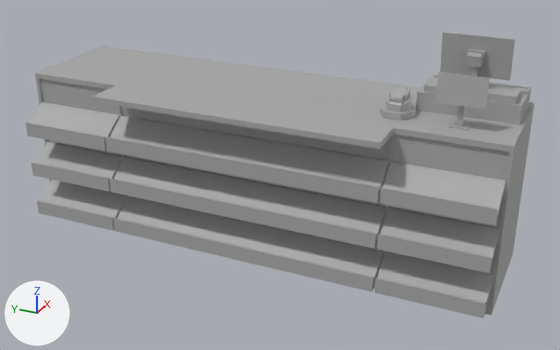
One commit to the FBX model Assets/Models/counter.fbx: the scene before it, then after it.
Camera for both pictures: a 50 mm lens placed at (-2.49, -2.16, 2.84), pointed at (1.98, -0.15, 0.61). Arrows for +X, +Y and +Z are at lower left; the lights stay in place. Where no turn or scale is listed for an object, it has been applied to the vertices. Vertices at the same position are counted once.

Objects in the first picture: 'cash_register', 'counter', 'counter_customer_monitor', 'nets_payment_holder', 'nets_payment_module'.
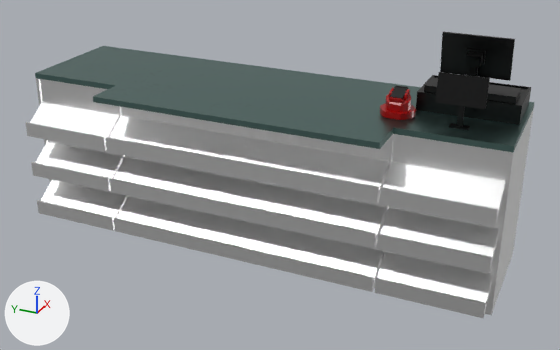
Boxes (x1, y1, x2, y2) around the edits, measured in the pictures (560 x 350 px):
'counter', recoloured, surface changed (grey to white): (27, 46, 535, 317) in both
'cash_register', recoloured (grey to black): (416, 32, 531, 125) in both
'counter_customer_monitor', recoloured, surface changed (grey to black): (435, 72, 490, 130) in both
'nets_payment_holder', recoloured (grey to red): (380, 87, 416, 120) in both
'nets_payment_module', recoloured (grey to black): (390, 85, 408, 100) in both
part 2 of me_mesh, surface changed (grey to white): (26, 46, 535, 318) in both

The edits, one by one:
Picture 'plane_standardSurface1_Normal.1001.png' (img_plane_standardsurface1_normal_1001_png) is new.
Picture 'plane_standardSurface1_MetallicSmoothness.1001.png' (img_plane_standardsurface1_metallicsmoothness_1001_png) is new.
Picture 'plane_standardSurface1_AlbedoTransparency.1001.png' (img_plane_standardsurface1_albedotransparency_1001_png) is new.
Material 'texture_Atlas' (mat_texture_atlas) is new.
Uses the picture img_plane_standardsurface1_albedotransparency_1001_png.
Uses the picture img_plane_standardsurface1_metallicsmoothness_1001_png.
Uses the picture img_plane_standardsurface1_normal_1001_png.
me_mesh has 296 vertices, 294 faces and spans x -0.67..0.41, y -3.4..0.0, z 0.0..1.14.
me_mesh is used by ob_counter; location (2.159, 1.698, 0.029).
me_mesh no longer uses material mat_standardsurface1 (grey #aaaaaa).
me_mesh part 2: texture (UV) coordinates of 294 of 294 faces, centred in x -0.67..0.41, y -3.4..0.0, z 0.0..1.14, changed; they spanned u 0.12..0.88, v 0.0..1.0 and now span u 0.0..0.99, v 0.02..0.91.
me_mesh now uses material mat_texture_atlas.
me_mesh_004 has 36 vertices, 34 faces and spans x -0.0717..0.0581, y -0.0343..0.0447, z -0.0349..0.0147.
me_mesh_004 no longer uses material mat_standardsurface1 (grey #aaaaaa).
me_mesh_004 now uses material mat_texture_atlas.
me_mesh_001 has 72 vertices, 70 faces and spans x -0.016..0.065, y -0.147..0.147, z 0.0..0.332.
me_mesh_001 is used by ob_counter_customer_monitor; location (1.879, -1.352, 1.168).
me_mesh_001 no longer uses material mat_standardsurface1 (grey #aaaaaa).
me_mesh_001 part 1: texture (UV) coordinates of 70 of 70 faces, centred in x -0.016..0.065, y -0.147..0.147, z 0.0..0.331, changed; they spanned u 0.12..0.88, v 0.0..1.0 and now span u 0.03..0.16, v 0.0..0.2.
me_mesh_001 now uses material mat_texture_atlas.
me_mesh_002 has 88 vertices, 86 faces and spans x -0.129..0.259, y -0.32..0.32, z 0.0..0.488.
me_mesh_002 no longer uses material mat_standardsurface1 (grey #aaaaaa).
me_mesh_002 now uses material mat_texture_atlas.
me_mesh_003 has 120 vertices, 118 faces and spans x -0.103..0.103, y -0.113..0.113, z 0.002..0.155.
me_mesh_003 no longer uses material mat_standardsurface1 (grey #aaaaaa).
me_mesh_003 now uses material mat_texture_atlas.
